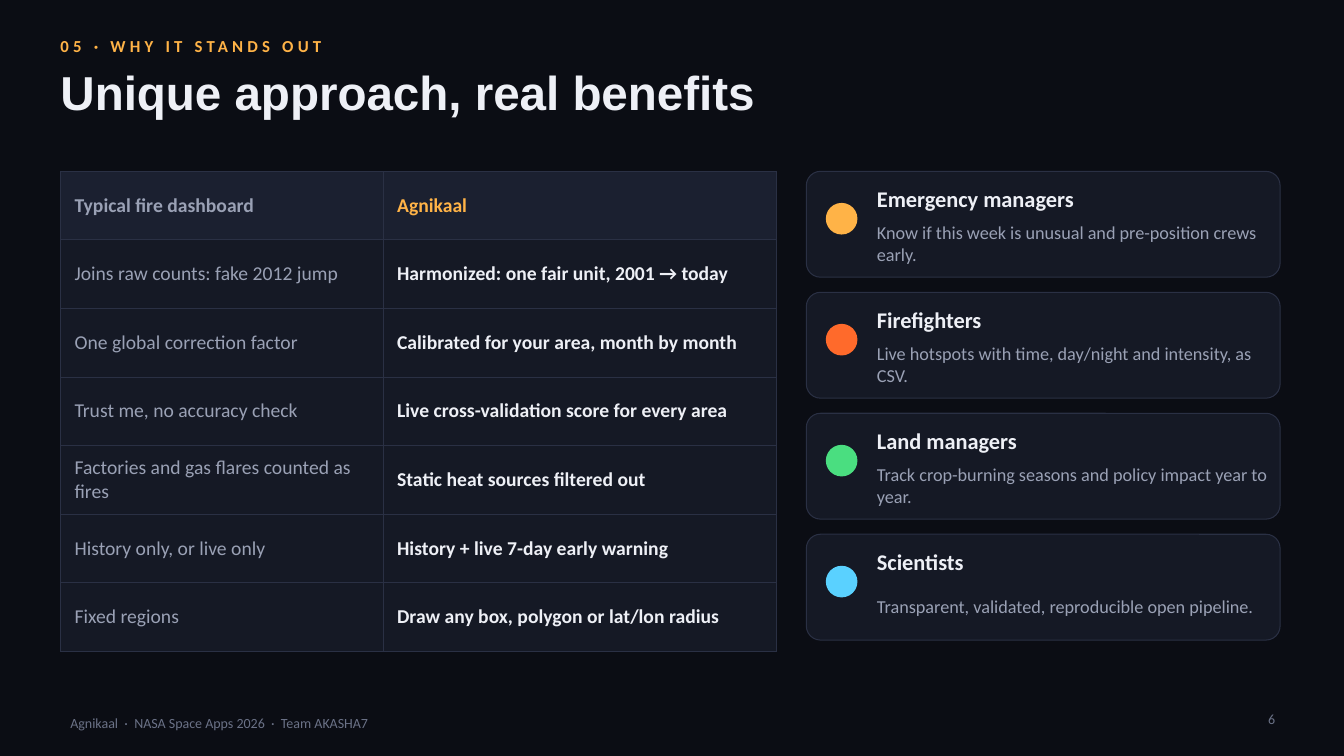
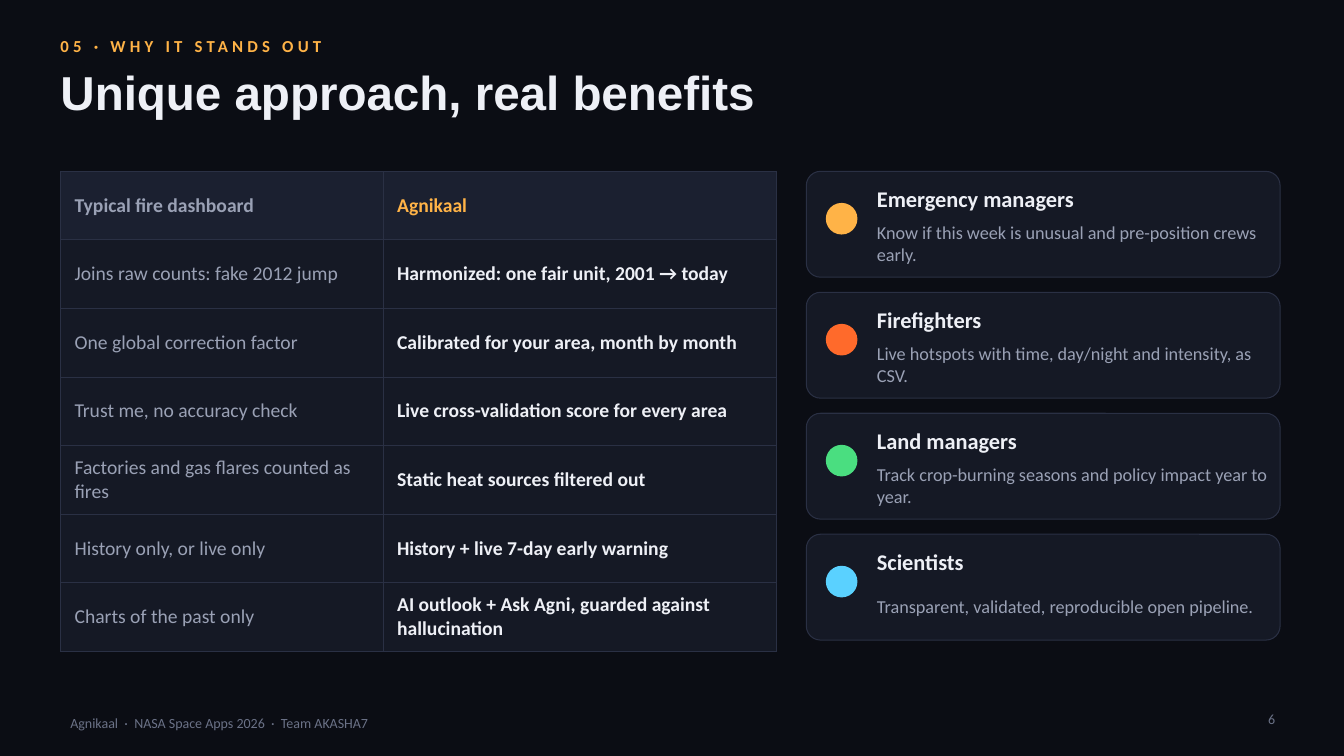
Before and after one commit to abhinandaventus-max/agnikaal, a slide deck: slide 6 of promo/Agnikaal-Presentation.pptx. Drawn at 1344x756 pixels with LibreOffice and Linux fonts; fonts in the diff are those of the drawing. Boxes give left, top, right and bottom in pixels: in the first picture for what was removed or moved away, otherwise in the second. Text is boxed around its words. In the diff, an @@ line names an element or a change of style, - is before the commit and + after.

Commit message:
Intro video + presentation: add the AI features
- New narrated AI scene (outlook with El Nino, regimes map, Ask Agni) in both videos
- Presentation slides 1, 4, 5 and 6 cover the AI layer (outlook hit rate, guard)

```diff
--- a/promo/Agnikaal-Presentation.pptx
+++ b/promo/Agnikaal-Presentation.pptx
@@ table at box(60, 171, 776, 639) @@
-row 7, column 1: Fixed regions
+row 7, column 1: Charts of the past only
-row 7, column 2: Draw any box, polygon or lat/lon radius
+row 7, column 2: AI outlook + Ask Agni, guarded against hallucination
```
Also in this commit, not shown: 3 other slides changed, 8 other files.
